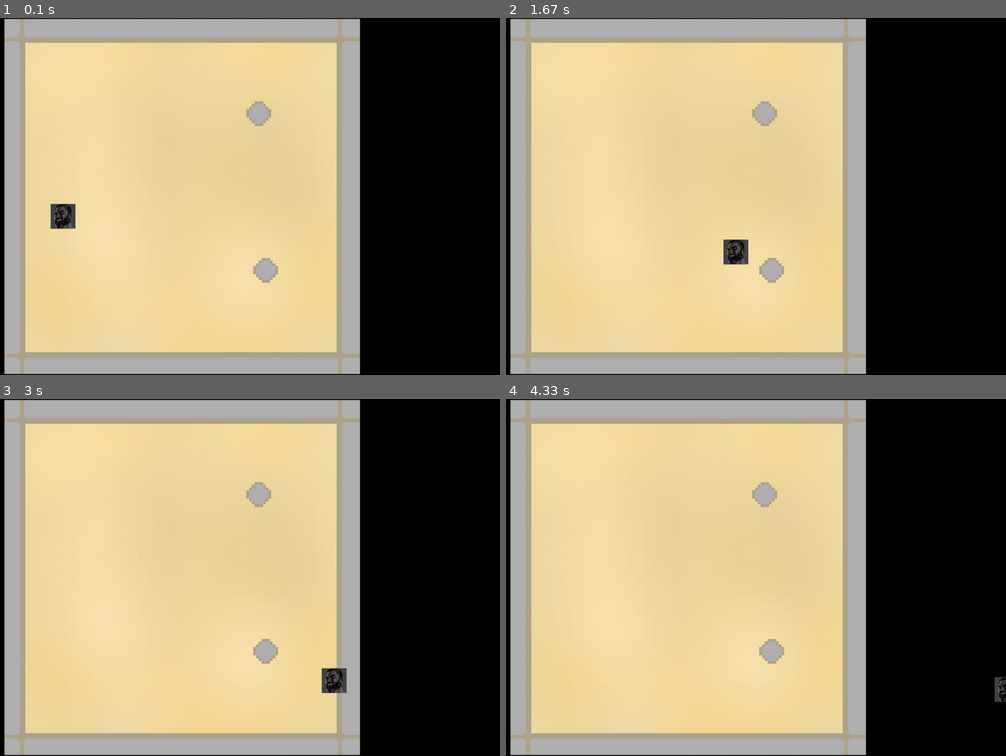
Above: before the commit, frames 1-4 (two rows, left to right).
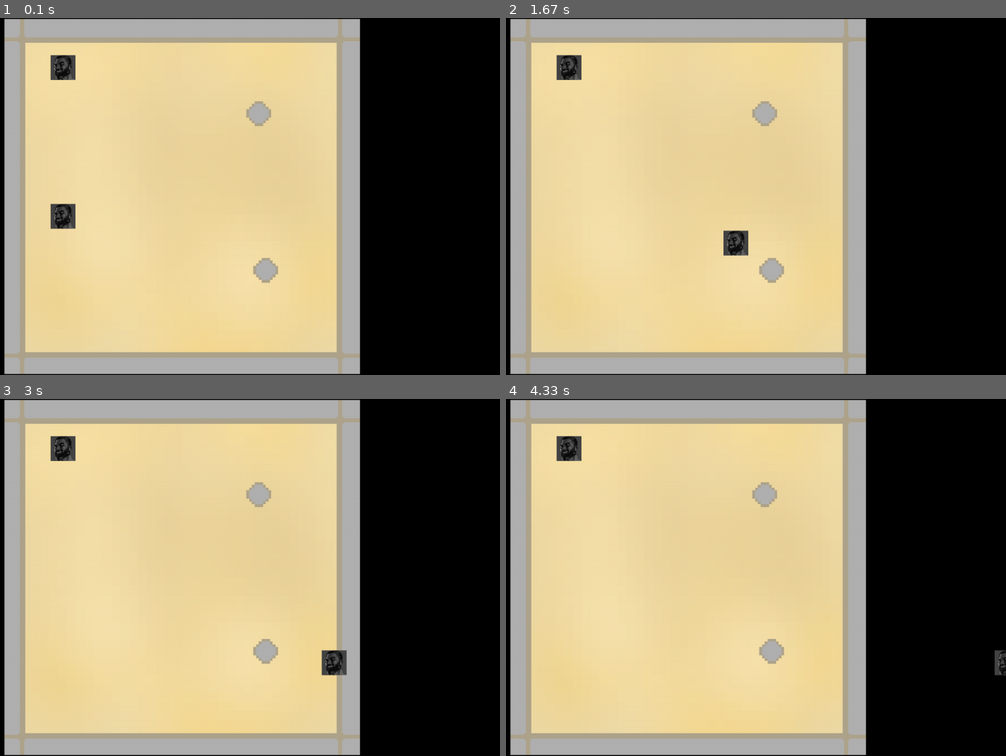
Above: after the commit, the same moments.

Repository: Adriwin06/My-Pygame-Learning
Game: pygame game, started from main.py
Two runs of this game, one before a commit and one after it. Both use one fixed random seed, a clock stepped at 60 frames per second and the inputs below.
Inputs:
- Up to frame 1 (0.1 s): no input
- Up to frame 2 (1.67 s): hold D 0.33-0.8 s; hold D 0.83-1.3 s; tap Z at 0.9, 1.2, 1.4 s; hold S 1.33-1.63 s
- Up to frame 3 (3 s): hold D 1.67-2.3 s; tap Z at 1.73, 2.03, 2.4 s; hold S 2.33-2.7 s; tap Q at 2.73 s
- Up to frame 4 (4.33 s): hold D 3.07-3.53 s; tap Z at 3.13, 3.43, 3.63, 3.93, 4.13 s; hold D 3.57-4.03 s; hold S from 4.07 s (still down)

The runs differ from the first frame. In frame 1, 0.4% of the frame differs, in the area x 10-16%, y 10-18%; in frame 2, 0.7%; in frame 3, 0.9%, in the area x 10-70%, y 10-83%; in frame 4, 0.6%.

Commit message:
hitbox (modification du déplacement)

Diff:
--- a/main.py
+++ b/main.py
@@ -37,19 +37,91 @@
 
         # Assign movement variable if moving
         if moving_left:
-            dx = -self.speed
+            for entity in entity_list:
+                if (not entity==self) and (self.hitbox.collide(entity)):
+                    dx = self.speed*2.1
+                    break
+            dx += -self.speed
         if moving_right:
-            dx = self.speed
+            for entity in entity_list:
+                if (not entity==self) and (self.hitbox.collide(entity)):
+                    dx = -self.speed*2.1
+                    break
+            dx += self.speed
         if moving_up:
-            dy = -self.speed
+            for entity in entity_list:
+                if (not entity==self) and (self.hitbox.collide(entity)):
+                    dy = self.speed*2.1
+                    break
+            dy += -self.speed
         if moving_down:
-            dy = self.speed
+            for entity in entity_list:
+                if (not entity==self) and (self.hitbox.collide(entity)):
+                    dy = -self.speed*2.1
+                    break
+            dy += self.speed
+
+        # Update Rectangle position
+        self.rect.x += dx
+        self.rect.y += dy
+
+        self.hitbox = Hitbox(self.rect.x, self.rect.y, self.image)
+
+    # Drawing the Soldier to the screen
+    def draw(self):
+        screen.blit(self.image, self.rect)
+
+
+# Same as Soldier class for now, for testing purpose
+class Entity(pygame.sprite.Sprite):
+    def __init__(self, x= 400, y=100, scale=0.1, speed=3):
+        pygame.sprite.Sprite.__init__(self)
+        self.speed = speed
+        img = pygame.image.load('img/player/idle/0.png')
+        self.image = pygame.transform.scale(img, (int(img.get_width() * scale), int(img.get_height() * scale)))
+        self.rect = self.image.get_rect()
+        self.rect.center = (x, y)
+        self.hitbox = Hitbox(x, y, self.image)
+
+    def move(self, moving_left, moving_right, moving_up, moving_down):
+        # reset movement variables
+        dx = 0
+        dy = 0
+
+
+        # Assign movement variable if moving
+        if moving_left:
+            for entity in entity_list:
+                if (not entity==self) and (self.hitbox.collide(entity)):
+                    dx = self.speed*2.1
+                    break
+            dx += -self.speed
+        if moving_right:
+            for entity in entity_list:
+                if (not entity==self) and (self.hitbox.collide(entity)):
+                    dx = -self.speed*2.1
+                    break
+            dx += self.speed
+        if moving_up:
+            for entity in entity_list:
+                if (not entity==self) and (self.hitbox.collide(entity)):
+                    dy = self.speed*2.1
+                    break
+            dy += -self.speed
+        if moving_down:
+            for entity in entity_list:
+                if (not entity==self) and (self.hitbox.collide(entity)):
+                    dy = -self.speed*2.1
+                    break
+            dy += self.speed
 
         # Update Rectange position
         self.rect.x += dx
         self.rect.y += dy
 
-    # Drawing the Soldier to the screen
+        self.hitbox = Hitbox(self.rect.x, self.rect.y, self.image)
+
+    # Drawing the Entity to the screen
     def draw(self):
         screen.blit(self.image, self.rect)
 
@@ -71,17 +143,21 @@
 
 # Defining the Hitbox class ; x is x position of the centre of the hitbox, same for y, and W is the width and H the height
 class Hitbox:
-    def __init__(self, x, y, W, H):
-        self.left, self.right = x - W/2, x + W/2
-        self.up, self.down = y - H/2, y + H/2
+    def __init__(self, x, y, img):
+        self.rect = img.get_rect()
+        self.rect.center = (x+self.rect.width/2, y+self.rect.height/2)
 
     def collide(self, other):
-        assert isinstance(other, Hitbox), "Can't collide Hitbox with another type"
-        return self.left==other.right or self.right==other.left or self.up==other.down
+        # assert isinstance(other, Hitbox) or isinstance(other, Soldier), f"Can't collide Hitbox with another type than Hitbox or Soldier : attempted to collide {other}"
+        return self.rect.colliderect(other.rect)
 
 
 # Creating the Player
 player = Soldier()
+
+monster = Entity()
+
+entity_list = [player, monster]
 
 map1 = Map()
 
@@ -100,6 +176,8 @@
 
     # Drawing the player on the screen
     player.draw()
+
+    monster.draw()
 
     # Moving the player
     player.move(moving_left, moving_right, moving_up, moving_down)
